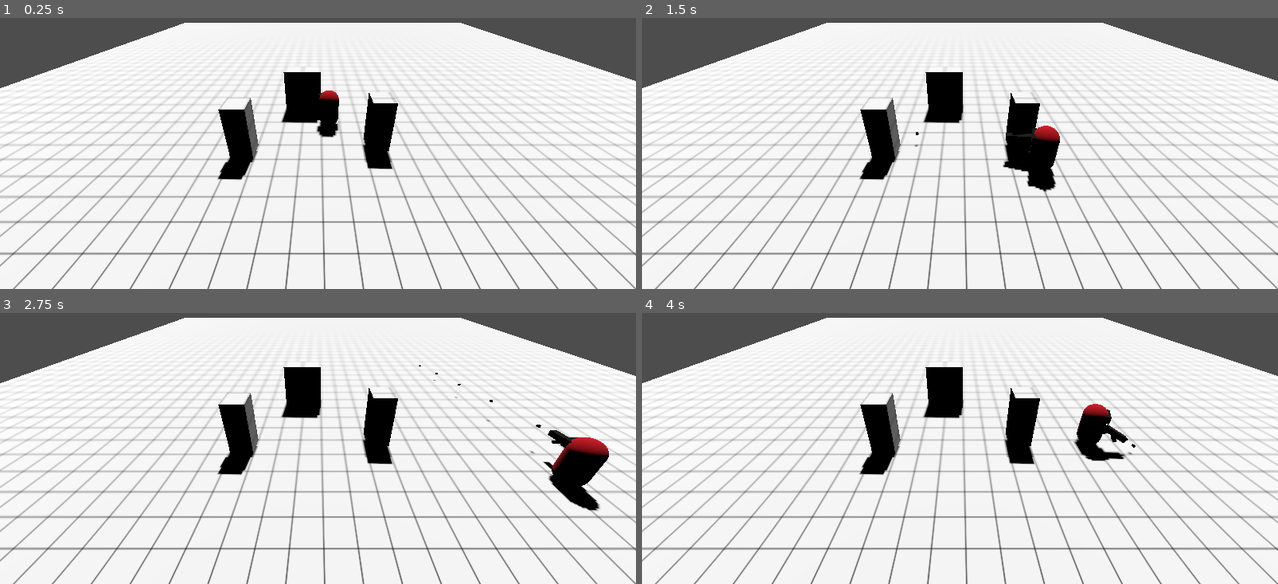
Above: before the commit, frames 1-4 (two rows, left to right).
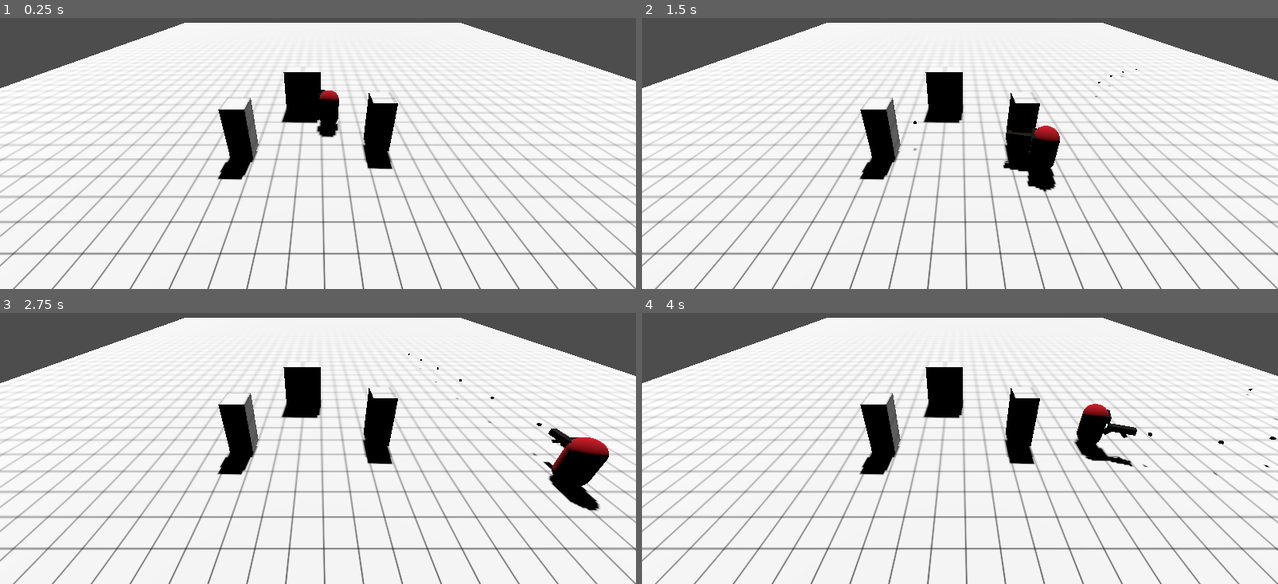
Above: after the commit, the same moments.

Repository: npoy/3d-roguelike-poc
Game: Godot game, scene res://level.tscn
Same seed, same stepped clock (60 frames per second), same inputs: the game is played once before the commit and once after it.
Inputs (mouse positions are in pixels of both pictures, inside the frame that each line leads up to):
- Up to frame 1 (0.25 s): no input
- Up to frame 2 (1.5 s): tap Enter (ui_accept) at 0.5, 0.77 s; move the mouse to (1099, 91) at 0.52 s; press the mouse at (1099, 91) at 0.53 s; hold Right (ui_right) 0.53-1.28 s; move the mouse to (832, 129) at 1.27 s; release the mouse at (832, 129) at 1.28 s; hold Down (ui_down) from 1.28 s (still down); click (832, 129) at 1.35 s
- Up to frame 3 (2.75 s): tap Enter (ui_accept) at 1.52 s; move the mouse to (381, 326) at 2.02 s; release Down (ui_down) at 2.03 s; press the mouse at (381, 326) at 2.03 s; hold Right (ui_right) from 2.03 s (still down)
- Up to frame 4 (4 s): move the mouse to (928, 475) at 2.77 s; release Right (ui_right) at 2.78 s; release the mouse at (928, 475) at 2.78 s; hold Up (ui_up) 2.78-3.53 s; click (928, 475) at 2.85 s; tap Enter (ui_accept) at 3.02, 3.77 s; move the mouse to (1150, 459) at 3.52 s; press the mouse at (1150, 459) at 3.53 s; hold Left (ui_left) from 3.53 s (still down)

The runs differ from the first frame. In frame 1, less than 0.1% of the frame differs, in the area x 50-52%, y 26-38%; in frame 2, 0.1%; in frame 3, less than 0.1%; in frame 4, 0.4%, in the area x 68-100%, y 27-60%.

Commit message:
Fixed issues

Diff:
--- a/enemy.gd
+++ b/enemy.gd
@@ -123,7 +123,6 @@
 	TODO: Validate since 2nd attack does not work if player does not go out of the zone before
 	is this signal useful?
 """
-
 func _on_attack_timer_timeout():
 	current_state = state.SEEKING
 	$MeshInstance3D.set_surface_override_material(0, default_material)
--- a/main.gd
+++ b/main.gd
@@ -18,7 +18,22 @@
 	var intersection: Dictionary = space_state.intersect_ray(ray_query)
 
 	if is_instance_valid(player) and not intersection.is_empty():
-		var pos = Vector3(intersection.position.x, player.position.y, intersection.position.z)
-		var pos_hand = Vector3(intersection.position.x, player.position.y, intersection.position.z)
-		player.look_at(pos, Vector3.UP)
-		player_hand.look_at(pos_hand, Vector3.UP) # TODO: Fix targeting the floor if close to the character
+		var pointer_pos = Vector3(intersection.position.x, player.position.y, intersection.position.z)
+		var hand_pos = Vector3(intersection.position.x, player_hand.global_position.y, intersection.position.z)
+		player.look_at(pointer_pos)
+		"""
+			Validate Vector and Matrix rotations. 3D rotation, rotation axis, Why does it need Vector3.UP?
+			- Orthogonal transformations: https://chatgpt.com/c/f659ca38-9a12-415b-b811-2b43e19af1a8
+		"""
+		var distance_to_pointer: Vector3 = player_hand.global_position - pointer_pos
+
+		# TODO: * Not use arbitrary values, check for mesh sizes?
+		#var gun = $Player/GunController.equipped_weapon
+		#print_debug(gun)
+		#var mesh = gun.get_node("MeshInstance3D")
+		#var mesh2 = mesh.get_mesh()
+		#print_debug(mesh2)
+		#print_debug(mesh2.get_aabb())
+
+		if distance_to_pointer.length() > 3: # *
+			player_hand.look_at(hand_pos)
